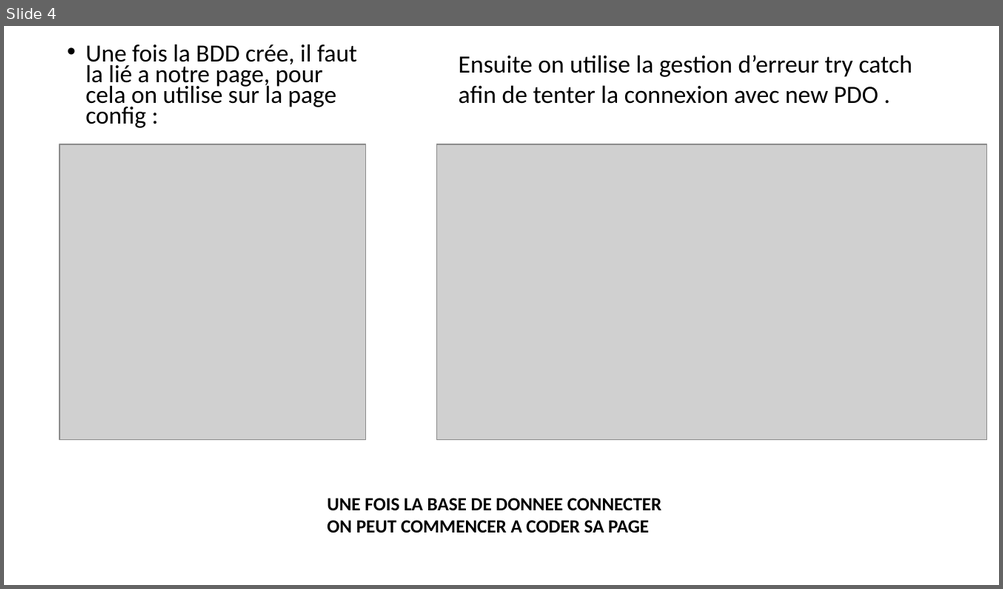
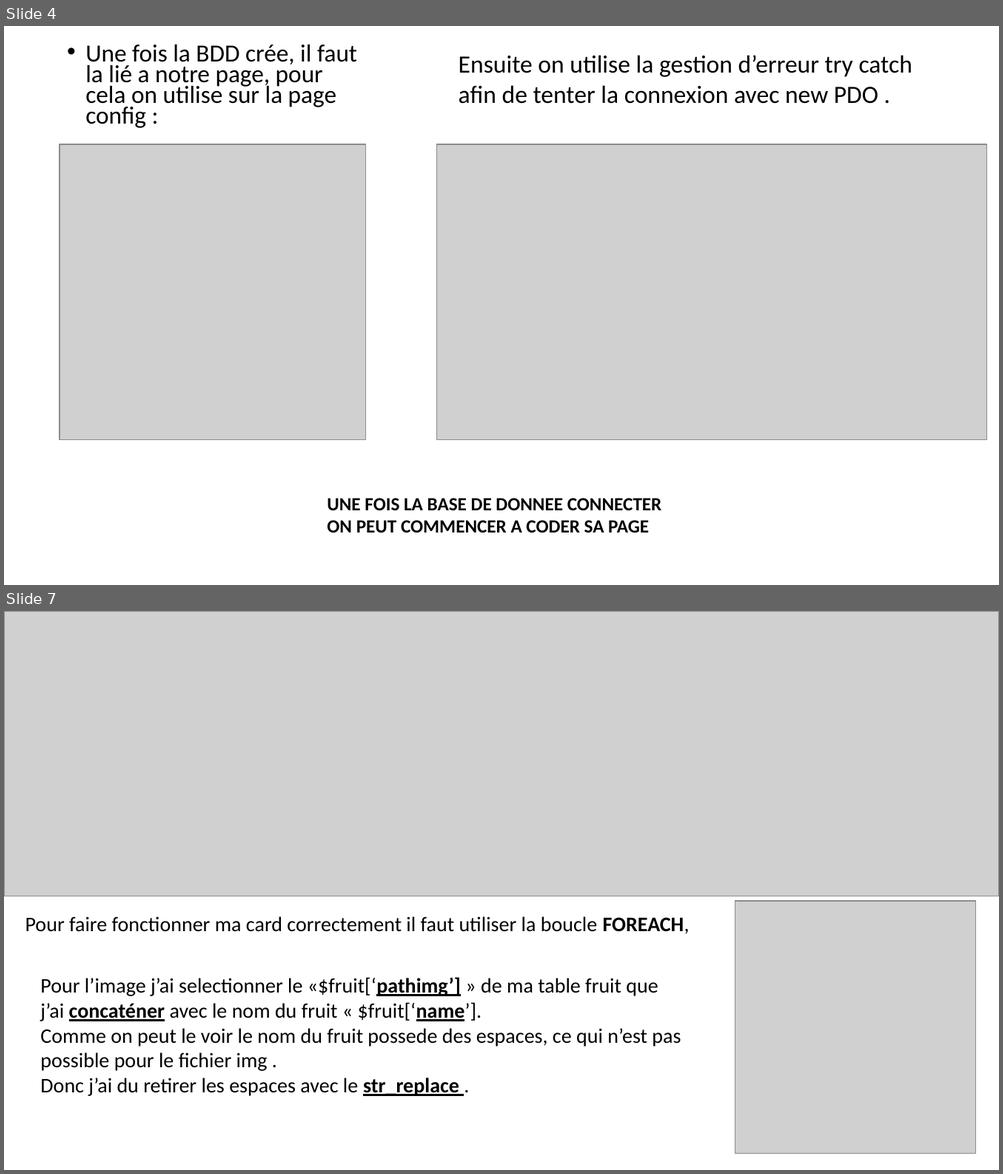
Before and after one commit to yamsmdj/OnePiece, a slide deck: bd/ONE PIECE.pptx. Shown one above the other, each under a label of ours: slide 4 before the commit, slides 4 and 7 after it; the slides between them are not shown. The pictures are 1003x589 and 1003x1174 pixels, drawn with LibreOffice and Linux fonts; fonts in the diff are those of the drawing; grey boxes stand for pictures. Boxes give left, top, right and bottom in pixels: in the first picture for what was removed or moved away, otherwise in the second. Text is boxed around its words. In the diff, an @@ line names an element or a change of style, - is before the commit and + after.

```diff
--- a/bd/ONE PIECE.pptx
+++ b/bd/ONE PIECE.pptx
@@ slide 7 added at (4, 611, 999, 1170), background #FFFFFF @@
@@ picture added at (4, 611, 999, 896) @@
@@ text added at (25, 917, 689, 934), 20 pt, text #000000 @@
+Pour faire fonctionner ma card correctement il faut utiliser la boucle FOREACH,
@@ picture added at (735, 901, 976, 1154) @@
@@ text added at (40, 977, 680, 1096), 20 pt, text #000000 @@
+Pour l’image j’ai selectionner le «$fruit[‘pathimg’] » de ma table fruit que
+j’ai concaténer avec le nom du fruit « $fruit[‘name’].
+Comme on peut le voir le nom du fruit possede des espaces, ce qui n’est pas possible pour le fichier img .
+Donc j’ai du retirer les espaces avec le str_replace .
```
Also in this commit, not shown: 5 slides changed, 5 other slides added, 12 other files.
